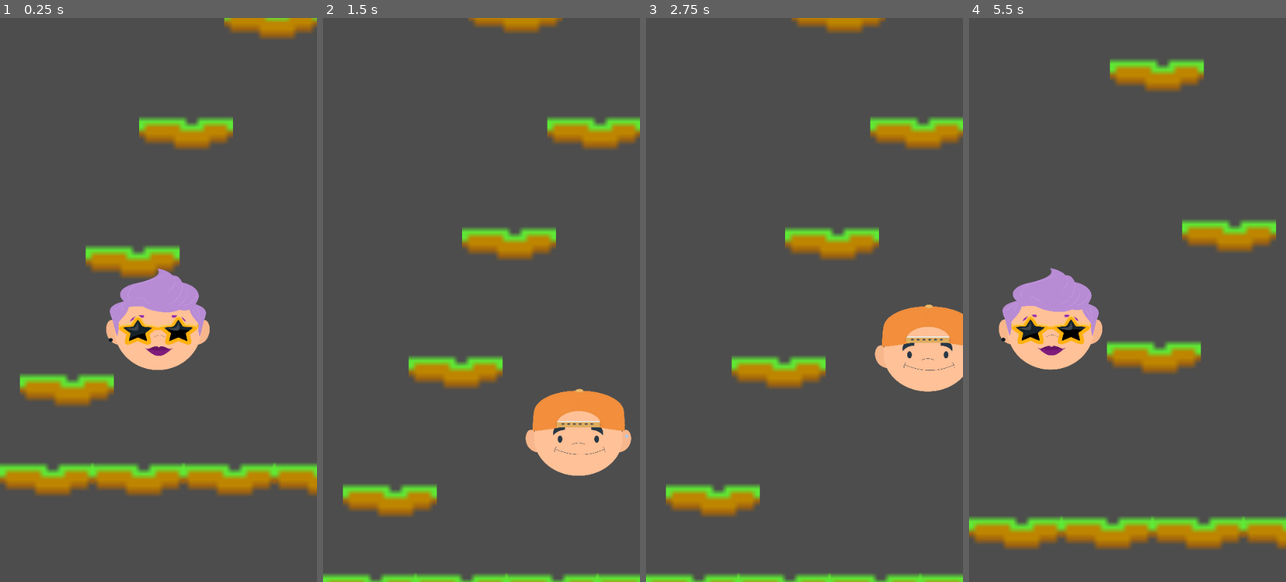
Above: before the commit, frames 1-4 (left to right).
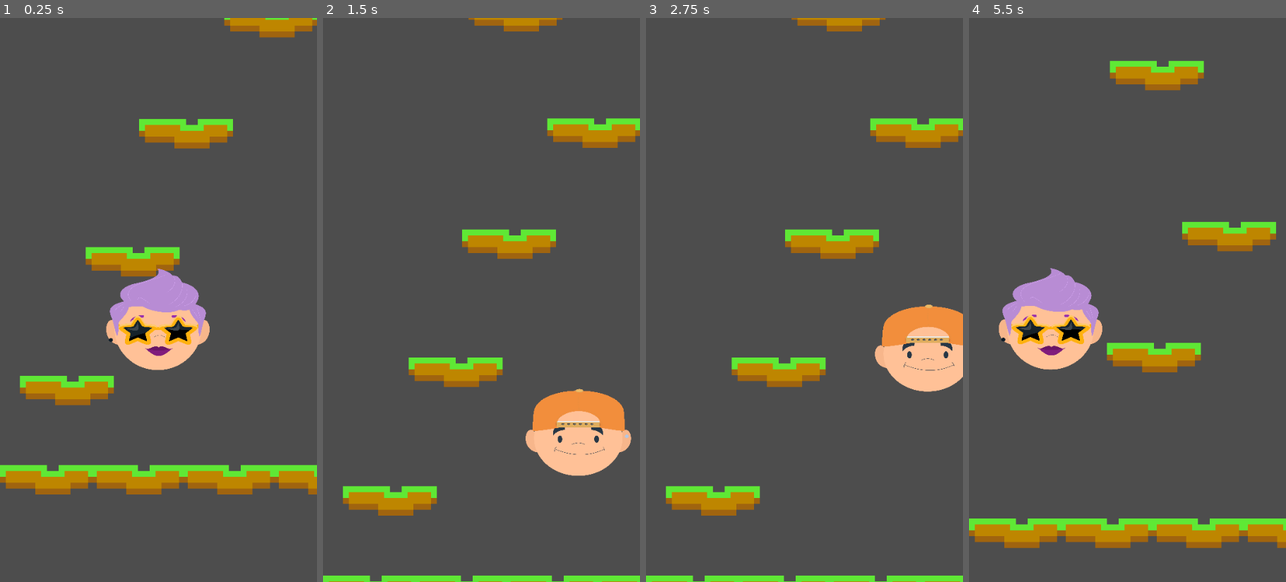
Above: after the commit, the same moments.

Repository: AntoniTomov/first-godot-game
Game: Godot game, scene res://scenes/game.tscn
Same seed, same stepped clock (60 frames per second), same inputs: the game is played once before the commit and once after it.
Inputs (mouse positions are in pixels of both pictures, inside the frame that each line leads up to):
- Up to frame 1 (0.25 s): no input
- Up to frame 2 (1.5 s): move the mouse to (551, 271) at 0.52 s; hold D (move_right) 0.53-1.28 s; move the mouse to (418, 328) at 1.27 s; hold A (move_left) from 1.28 s (still down)
- Up to frame 3 (2.75 s): move the mouse to (836, 175) at 2.02 s; release A (move_left) at 2.03 s; hold D (move_right) from 2.03 s (still down)
- Up to frame 4 (5.5 s): move the mouse to (1111, 412) at 2.77 s; move the mouse to (1222, 384) at 3.52 s; release D (move_right) at 3.53 s; hold A (move_left) from 3.53 s (still down); move the mouse to (1032, 215) at 4.27 s; move the mouse to (1143, 300) at 5.02 s

The runs differ from the first frame. In frame 1, 3.2% of the frame differs, in the area x 0-100%, y 0-85%; in frame 2, 3.1%; in frame 3, 3.1%; in frame 4, 3.2%.

Commit message:
Added platform

Diff:
--- a/project.godot
+++ b/project.godot
@@ -52,4 +52,5 @@
 
 [rendering]
 
+textures/canvas_textures/default_texture_filter=0
 renderer/rendering_method="mobile"
--- /dev/null
+++ b/scenes/static_platform.tscn
@@ -0,0 +1,17 @@
+[gd_scene load_steps=4 format=3 uid="uid://cb4wgigu0siv"]
+
+[ext_resource type="Script" path="res://scripts/static_platform.gd" id="1_2tvuy"]
+[ext_resource type="Texture2D" uid="uid://djd46sh4keg26" path="res://icon.svg" id="2_iitk0"]
+
+[sub_resource type="RectangleShape2D" id="RectangleShape2D_afdxq"]
+size = Vector2(122, 20)
+
+[node name="StaticBody2D" type="StaticBody2D"]
+script = ExtResource("1_2tvuy")
+
+[node name="Sprite2D" type="Sprite2D" parent="."]
+scale = Vector2(1, 0.203125)
+texture = ExtResource("2_iitk0")
+
+[node name="CollisionShape2D" type="CollisionShape2D" parent="."]
+shape = SubResource("RectangleShape2D_afdxq")
--- /dev/null
+++ b/scripts/static_platform.gd
@@ -0,0 +1,7 @@
+extends StaticBody2D
+
+
+func _on_mouse_entered():
+	await get_tree().create_timer(1).timeout
+	queue_free()
+	print("remove")
